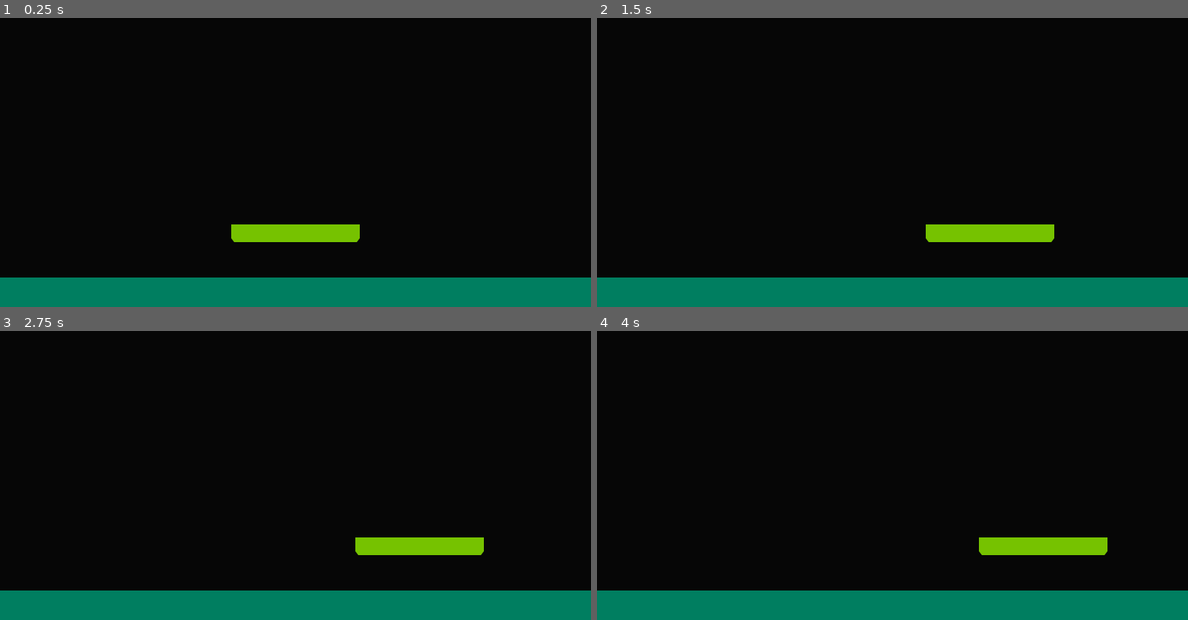
Above: before the commit, frames 1-4 (two rows, left to right).
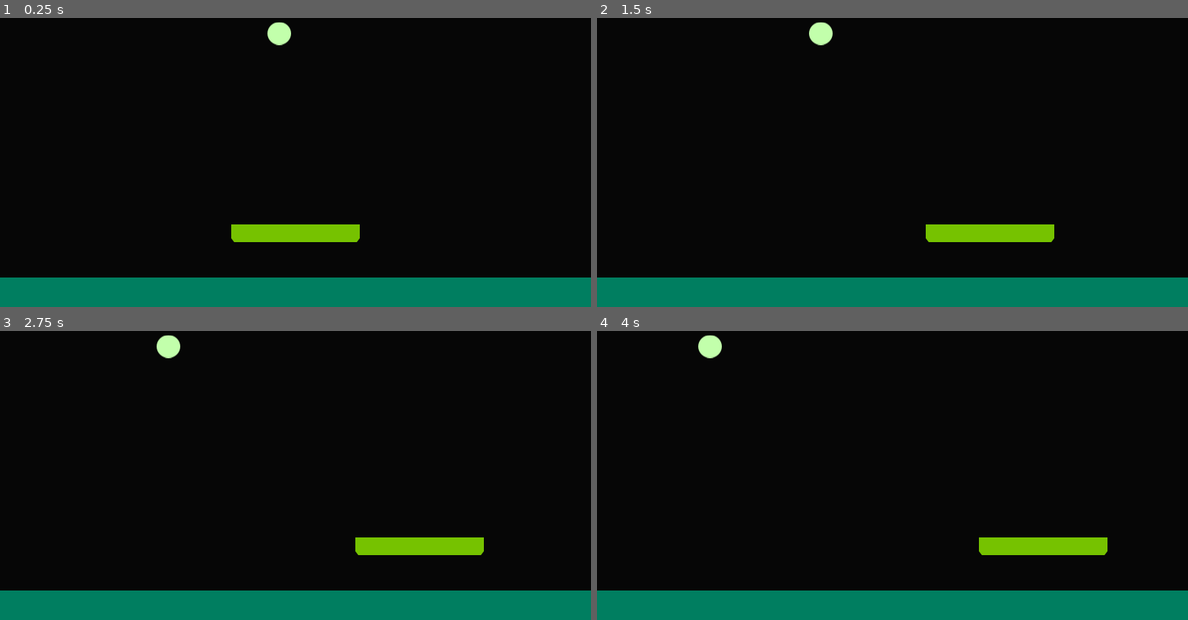
Above: after the commit, the same moments.

Repository: untimated/singlepong
Game: Godot game, scene res://MainGame.tscn
Two runs of this game, one before a commit and one after it. Both use one fixed random seed, a clock stepped at 60 frames per second and the inputs below.
Inputs:
- Up to frame 1 (0.25 s): no input
- Up to frame 2 (1.5 s): tap Enter at 0.5 s; hold D 0.53-1.28 s; hold A from 1.28 s (still down)
- Up to frame 3 (2.75 s): release A at 2.03 s; hold D from 2.03 s (still down)
- Up to frame 4 (4 s): release D at 3.53 s; hold A from 3.53 s (still down)

The runs differ from the first frame. In frame 1, 0.3% of the frame differs, in the area x 45-50%, y 1-10%; in frame 2, 0.3%; in frame 3, 0.3%; in frame 4, 0.3%.

Commit message:
Add Ball, and check boundaries

Diff:
--- a/MainGame.tscn
+++ b/MainGame.tscn
@@ -1,9 +1,18 @@
-[gd_scene load_steps=3 format=2]
+[gd_scene load_steps=6 format=2]
 
 [ext_resource path="res://Player.tscn" type="PackedScene" id=1]
 [ext_resource path="res://Src/Scripts/Player.gd" type="Script" id=2]
+[ext_resource path="res://Assets/main_ball.png" type="Texture" id=3]
+[ext_resource path="res://Src/Scripts/Ball.gd" type="Script" id=4]
+
+[sub_resource type="RectangleShape2D" id=1]
+extents = Vector2( 15.5, 16 )
 
 [node name="MainGame" type="Node2D"]
+
+[node name="RayCast2D" type="RayCast2D" parent="."]
+position = Vector2( 300, 300 )
+enabled = true
 
 [node name="MainGame_UI" type="Control" parent="."]
 margin_right = 800.0
@@ -49,4 +58,23 @@
 
 [node name="Player" parent="." instance=ExtResource( 1 )]
 position = Vector2( 400, 500 )
+collision_mask = 0
 script = ExtResource( 2 )
+
+[node name="Ball" type="KinematicBody2D" parent="."]
+position = Vector2( 393, 229 )
+collision_mask = 0
+script = ExtResource( 4 )
+
+[node name="Sprite" type="Sprite" parent="Ball"]
+texture = ExtResource( 3 )
+__meta__ = {
+"_edit_lock_": true
+}
+
+[node name="CollisionShape2D" type="CollisionShape2D" parent="Ball"]
+position = Vector2( 0.5, 0 )
+shape = SubResource( 1 )
+__meta__ = {
+"_edit_lock_": true
+}
--- /dev/null
+++ b/Src/Scripts/Ball.gd
@@ -0,0 +1,34 @@
+extends KinematicBody2D
+
+
+const WINDOW_WIDTH = OS.window_size.x
+const WINDOW_HEIGHT = OS.window_size.y
+
+var direction = Vector2(-1, 0)
+var player_normal = Vector2(0,-1)
+
+# Called when the node enters the scene tree for the first time.
+func _ready():
+	pass # Replace with function body.
+
+# Called every frame. 'delta' is the elapsed time since the previous frame.
+func _process(_delta):
+	self.move_and_collide(direction)
+	print(boundary_check(self.position))
+	pass
+
+func process_movement() -> Vector2:
+	return Vector2()
+
+func boundary_check(pos: Vector2):
+	var msg = '';
+	if pos.x > WINDOW_WIDTH :
+		msg = "right boundary"
+	elif pos.x < 0:
+		msg = "left boundary"
+	elif pos.y > WINDOW_HEIGHT:
+		msg = "bottom boundary"
+	elif pos.y < 0:
+		msg = "top boundary"
+
+	return msg
Not shown, changed: logs/godot.log
Not shown, removed: logs/godot_2022-08-01_20.37.08.log
